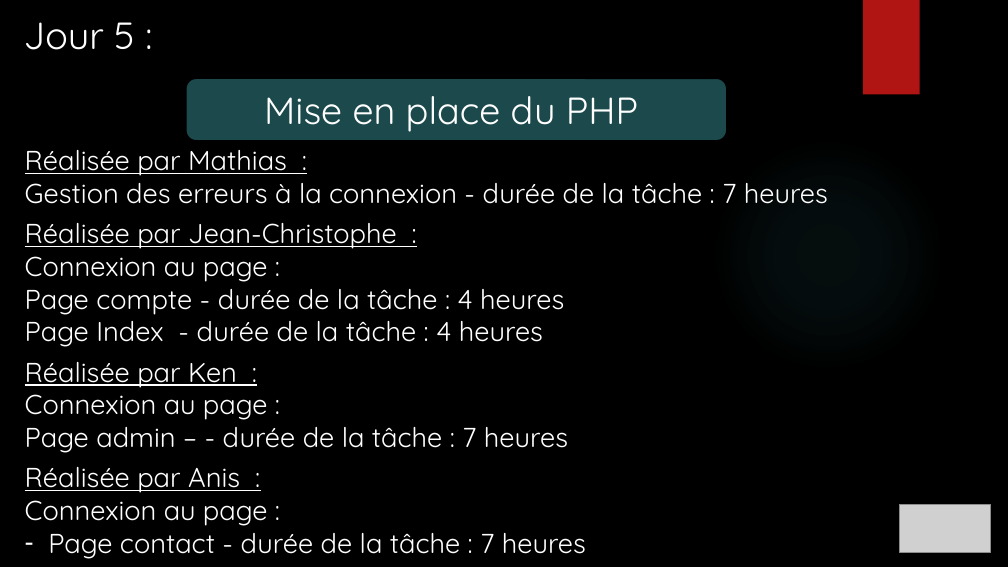
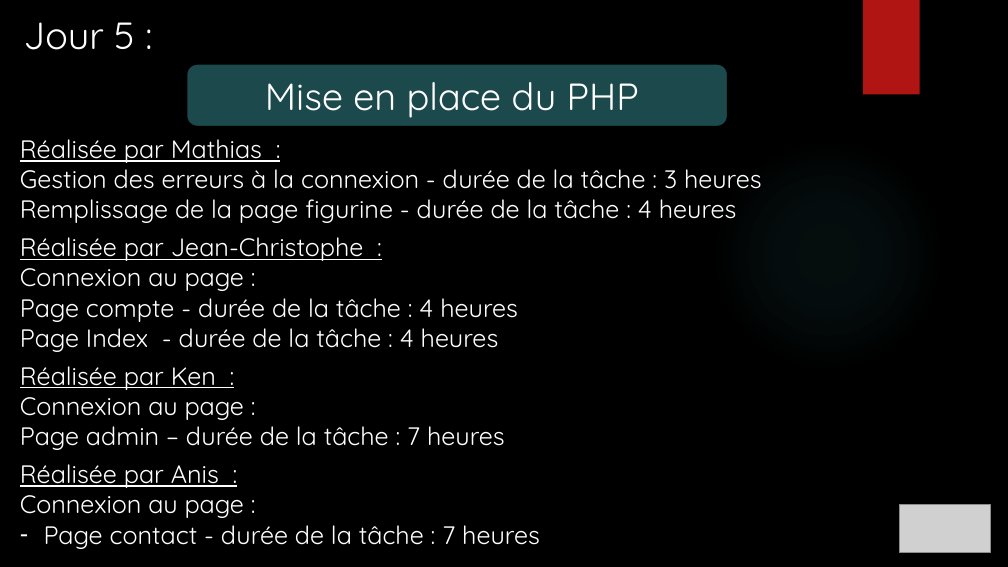
Before and after one commit to ChampemeDylan/UPOP, a slide deck: slide 22 of Présentation UPOP.pptx (slide 21 before the commit). Drawn at 1008x567 pixels with LibreOffice and Linux fonts; fonts in the diff are those of the drawing; grey boxes stand for pictures; background and template pictures are left out. Boxes give left, top, right and bottom in pixels: in the first picture for what was removed or moved away, otherwise in the second. Text is boxed around its words. In the diff, an @@ line names an element or a change of style, - is before the commit and + after.

```diff
--- a/Présentation UPOP.pptx
+++ b/Présentation UPOP.pptx
@@ rounded rectangle "Mise en place du PHP": place and size @@
-rounded rectangle "Mise en place du PHP" at (186, 79, 727, 141)
+rounded rectangle "Mise en place du PHP" at (187, 64, 728, 127)
@@ text "Réalisée par Mathias :": place and size @@
-text "Réalisée par Mathias :" at (25, 150, 828, 559)
+text "Réalisée par Mathias :" at (20, 139, 762, 549)
@@ text at (20, 139, 540, 549): size 26 to 24 pt in "Réalisée par Mathias :", "Réalisée par Jean-Christophe :", "Connexion au page :", "Page compte - durée de la tâche ..." and 6 more places @@
@@ text at (20, 162, 762, 223): text changed; size 26 to 24 pt @@
-Gestion des erreurs à la connexion - durée de la tâche : 7 heures
+Gestion des erreurs à la connexion - durée de la tâche : 3 heures
+Remplissage de la page figurine - durée de la tâche : 4 heures
@@ text at (20, 419, 505, 450): text changed; size 26 to 24 pt @@
-Page admin – - durée de la tâche : 7 heures
+Page admin – durée de la tâche : 7 heures
```
Also in this commit, not shown: 15 other slides changed, 7 slides added.
